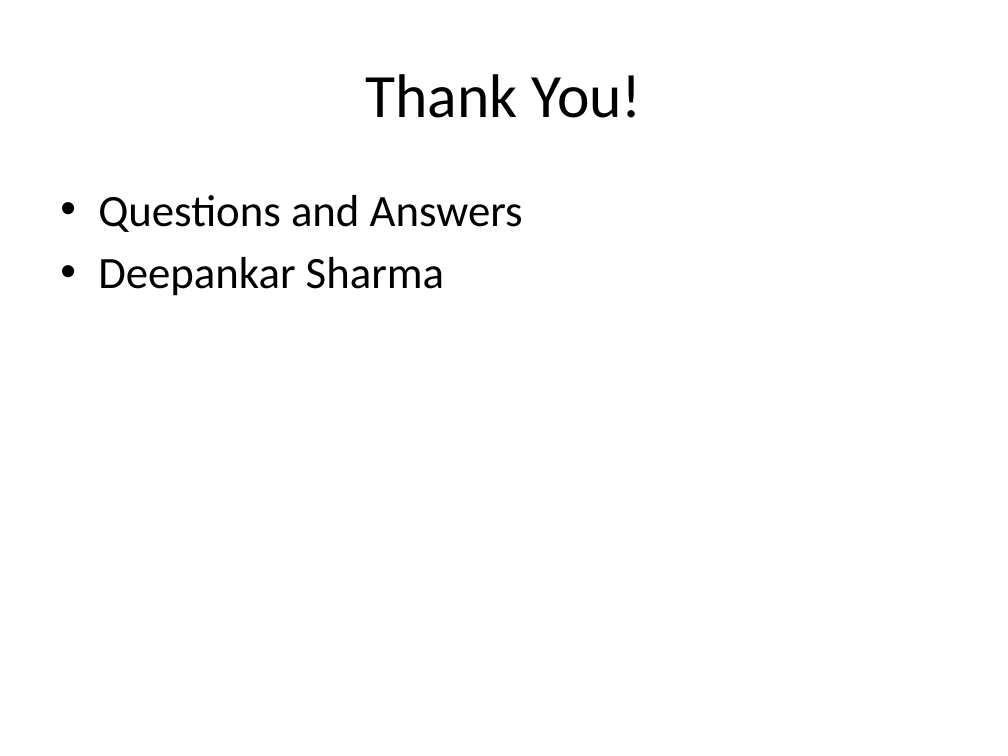
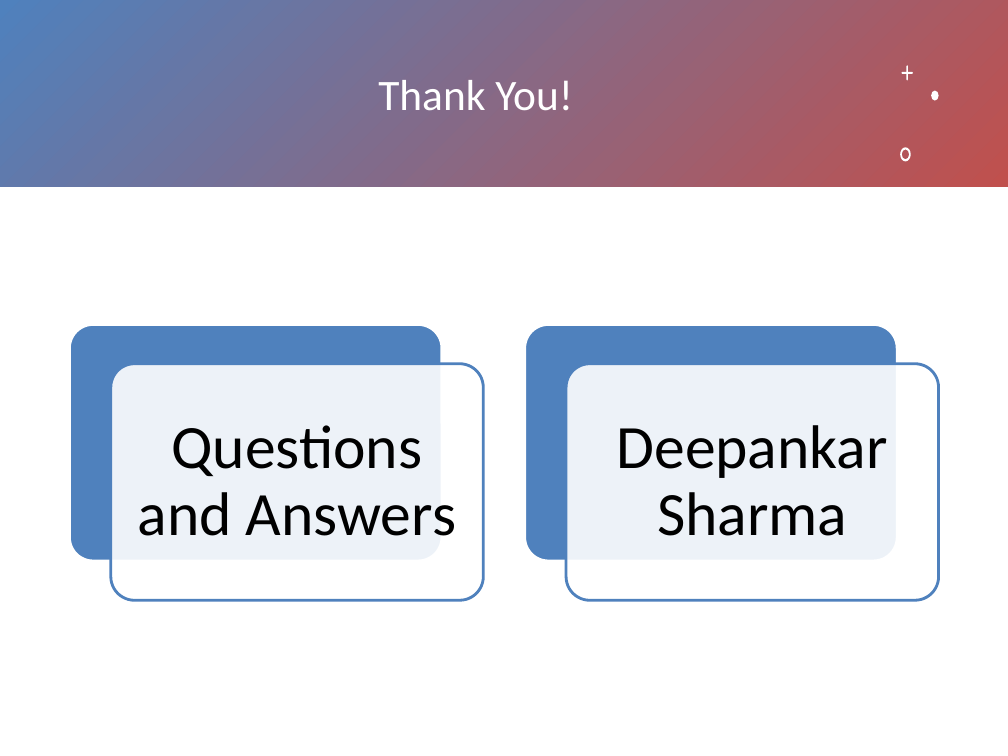
Before and after one commit to ideepankarsharma2003/MCA, a slide deck: slide 8 of Semester 02/OMC 207 Mini Project/Tailored_CV_for_Jobs_Presentation.pptx. Drawn at 1008x756 pixels with LibreOffice and Linux fonts; fonts in the diff are those of the drawing. Boxes give left, top, right and bottom in pixels: in the first picture for what was removed or moved away, otherwise in the second. Text is boxed around its words. In the diff, an @@ line names an element or a change of style, - is before the commit and + after.

```diff
--- a/Semester 02/OMC 207 Mini Project/Tailored_CV_for_Jobs_Presentation.pptx
+++ b/Semester 02/OMC 207 Mini Project/Tailored_CV_for_Jobs_Presentation.pptx
@@ rectangle added at (x1=0, y1=0, x2=1008, y2=186), fill gradient #4F81BD to #C0504D @@
@@ title "Thank You!" moved from (x1=366, y1=74, x2=642, y2=118) to (x1=378, y1=80, x2=573, y2=111) @@
@@ title "Thank You!" at (x1=378, y1=80, x2=573, y2=111): size 44 to 31 pt, text colour #000000 to #FFFFFF @@
@@ freeform shape added at (x1=901, y1=66, x2=912, y2=81), fill #FFFFFF @@
@@ freeform shape added at (x1=931, y1=91, x2=938, y2=101), fill #FFFFFF @@
@@ freeform shape added at (x1=900, y1=147, x2=910, y2=161), fill #FFFFFF @@
@@ text removed at (x1=98, y1=195, x2=523, y2=296) @@
-• Questions and Answers
-• Deepankar Sharma
@@ group added at (x1=70, y1=325, x2=939, y2=601): 4 rounded rectangles, 2 texts @@
+Questions and Answers
+Deepankar Sharma
```
Also in this commit, not shown: 7 other slides changed, 10 other files.
